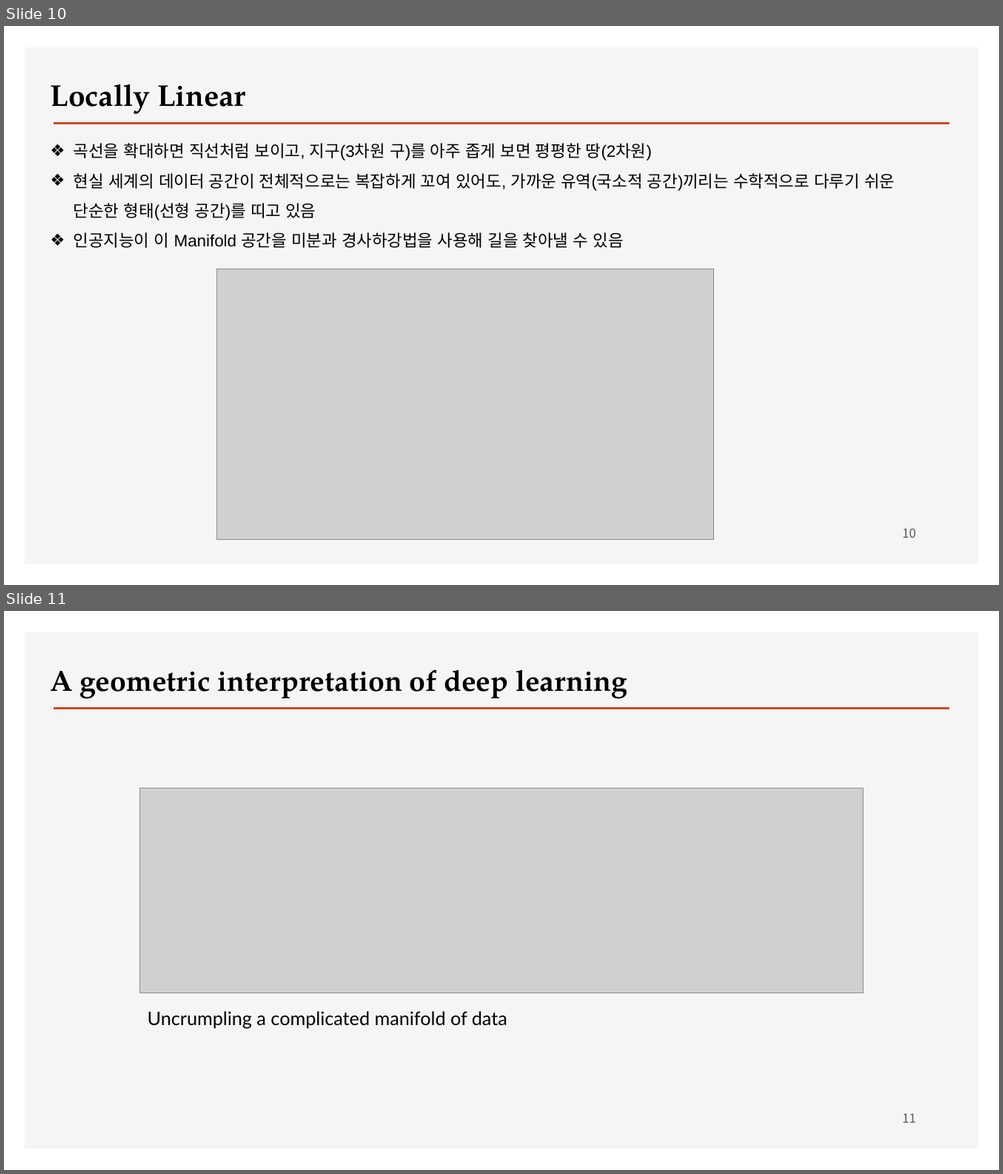
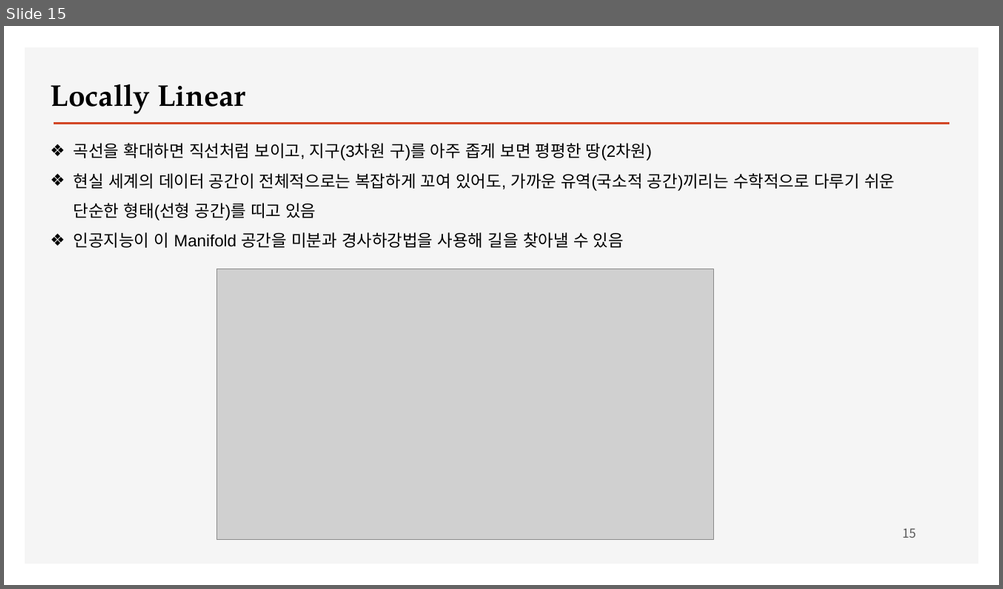
Before and after one commit to ancestor9/2026_Fall_Deep-Learning-with-Python, a slide deck: Chapter 5 Fundamentals of machine learning.pptx. Shown one above the other, each under a label of ours: slides 10 and 11 before the commit, slide 15 after it. The pictures are 1003x1174 and 1003x589 pixels, drawn with LibreOffice and Linux fonts; fonts in the diff are those of the drawing; grey boxes stand for pictures; background and template pictures are left out. Boxes give left, top, right and bottom in pixels: in the first picture for what was removed or moved away, otherwise in the second. Text is boxed around its words. In the diff, an @@ line names an element or a change of style, - is before the commit and + after.

```diff
--- a/Chapter 5 Fundamentals of machine learning.pptx
+++ b/Chapter 5 Fundamentals of machine learning.pptx
@@ slide 11 removed at [4, 611, 999, 1170], background #FFFFFF; not listed: 2 template elements that a slide beside it also shows @@
@@ text removed at [50, 669, 627, 699] @@
-A geometric interpretation of deep learning
@@ picture removed at [140, 789, 862, 994] @@
@@ text removed at [148, 1011, 507, 1028] @@
-Uncrumpling a complicated manifold of data
@@ page number removed at [902, 1113, 916, 1123] @@
-11
@@ what was slide 10 is now slide 15 @@
@@ page number at [902, 528, 916, 538]: text changed @@
-10
+15
```
Also in this commit, not shown: 1 slide changed, 3 slides added, 1 other slide removed.
